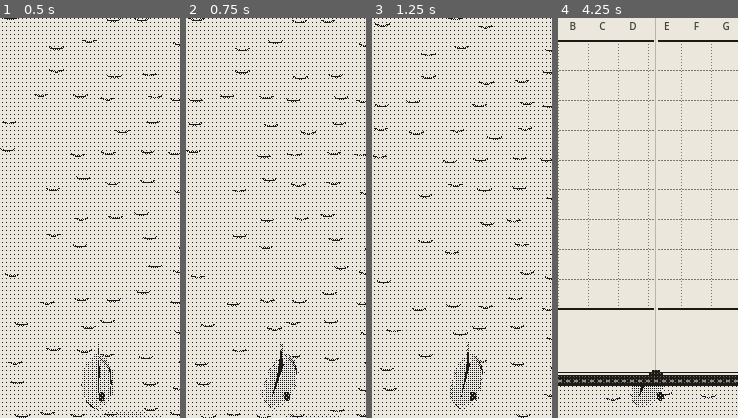
Above: before the commit, frames 1-4 (left to right).
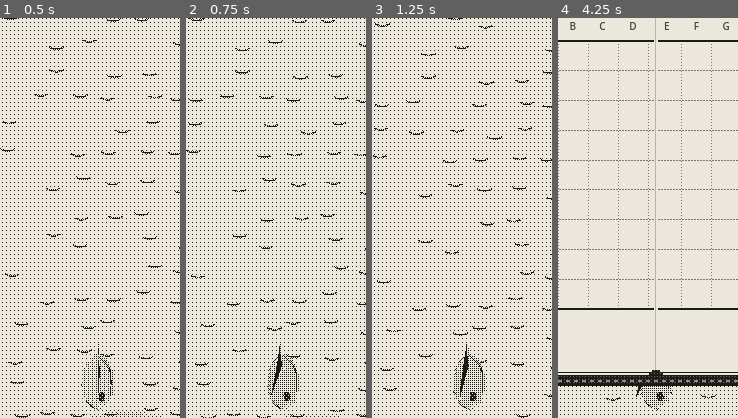
Above: after the commit, the same moments.

Repository: EnricoLabarile/Sail
Game: Godot game, scene res://Assets/Scenes/Overworld.tscn
The game is run twice, just before and just after one commit, with the same random seed, the same clock (stepped at 60 frames per second) and the same inputs.
Inputs (mouse positions are % of the whole screen's width and height, from its top left):
- Up to frame 1 (0.5 s): no input
- Up to frame 2 (0.75 s): tap Enter (ui_accept) at 0.5 s; drag from (50, 83) to (60, 28) at 0.52 s
- Up to frame 3 (1.25 s): no input
- Up to frame 4 (4.25 s): drag from (13, 90) to (45, 70) at 1.27 s; move the mouse to (60, 28) at 2.02 s; hold Right (ui_right) 2.03-2.75 s; drag from (45, 70) to (20, 35) at 2.77 s; move the mouse to (80, 65) at 3.52 s; hold Left (ui_left) from 3.53 s (still down); tap Enter (ui_accept) at 3.77 s
The pictures show only the part of the screen within x 23-73%, y 4-54%; the shares and areas given below are measured in that part.

Frame 1 is identical in both runs. In frame 2, 0.4% of the frame differs, in the area x 42-63%, y 81-98%; in frame 3, 0.4%; in frame 4, 0.2%.
Error before the commit: Cannot call method 'find_children' on a null value. (res://Assets/Boat/boat.gd:30)

Commit message:
Boat hierarchy: hull > mast > Rig > sail, so only the sail swings; nodes found by name
Co-Authored-By: Claude Opus 5.5 <noreply@anthropic.com>
Claude-Session: https://claude.ai/code/session_0154zeqDuhZHz7ZXLE21BuMs

Diff:
--- a/Assets/Boat/boat.gd
+++ b/Assets/Boat/boat.gd
@@ -21,13 +21,16 @@
 var anchored := true   # she starts at anchor: hold the wheel's hub (or press Space) to weigh it
 var belly := 0.0       # how full the sail is: -1 full to port (left), 0 flat, +1 full to starboard (right)
 
-@onready var model: Node3D = $Model
-@onready var rig: Node3D = $Model/Rig
+# The parts the code moves. find_child("Name") looks for a node with that name anywhere inside the boat
+# (children, children of children, and so on), so you can rearrange the hierarchy freely: only the
+# NAMES must stay the same. ($Model, with the $, is a fixed address: it must be a direct child of Boat.)
+@onready var model: Node3D = $Model            # heels and bobs: everything inside it follows
+@onready var rig: Node3D = find_child("Rig")   # turns round the mast: the sail (and boom) inside it swing out
 @onready var camera: Camera3D = $Camera3D
 
 # The sail's mesh: the MeshInstance3D inside the imported sm_boat_sail (the FBX makes it a little scene
 # of its own, so we look for the first MeshInstance3D inside it).
-@onready var sail_mesh: MeshInstance3D = $Model/Rig/sm_boat_sail.find_children("*", "MeshInstance3D")[0]
+@onready var sail_mesh: MeshInstance3D = find_child("sm_boat_sail").find_children("*", "MeshInstance3D")[0]
 # The numbers of its two shape keys (made in Blender). find_blend_shape_by_name gives -1 if there's none.
 @onready var key_right: int = sail_mesh.find_blend_shape_by_name("Inflated_Right")   # belly to starboard
 @onready var key_left: int = sail_mesh.find_blend_shape_by_name("Inflated_Left")     # belly to port
--- a/Assets/Boat/boat.tscn
+++ b/Assets/Boat/boat.tscn
@@ -22,16 +22,15 @@
 transform = Transform3D(1, 0, 0, 0, 1, 0, 0, 0, 1, 0.25, 0.8, 1.2)
 mesh = SubResource("Mesh_helmsman")
 
-[node name="Rig" type="Node3D" parent="Model" unique_id=503799022]
-transform = Transform3D(1, 0, 0, 0, 1, 0, 0, 0, 1, 0, 0, -0.7)
+[node name="sm_boat_hull" parent="Model" unique_id=1085224572 instance=ExtResource("2_da1jx")]
+transform = Transform3D(-4.371139e-08, 0, 1, 0, 1, 0, -1, 0, -4.371139e-08, 0, 0.31564635, -0.2166603)
 
-[node name="sm_boat_hull" parent="Model/Rig" unique_id=1085224572 instance=ExtResource("2_da1jx")]
-transform = Transform3D(-4.371139e-08, 0, 1, 0, 1, 0, -1, 0, -4.371139e-08, 0, 0.31564635, 0.4833397)
-
-[node name="sm_boat_mast" parent="Model/Rig/sm_boat_hull" unique_id=429624402 instance=ExtResource("3_ee1eo")]
+[node name="sm_boat_mast" parent="Model/sm_boat_hull" unique_id=429624402 instance=ExtResource("3_ee1eo")]
 transform = Transform3D(-4.371139e-08, 0, -1, 0, 1, 0, 1, 0, -4.371139e-08, 0.80755496, -0.044380724, 3.5299347e-08)
 
-[node name="sm_boat_sail" parent="Model/Rig/sm_boat_hull/sm_boat_mast" unique_id=139299008 instance=ExtResource("4_og2vt")]
+[node name="Rig" type="Node3D" parent="Model/sm_boat_hull/sm_boat_mast" unique_id=503799022]
+
+[node name="sm_boat_sail" parent="Model/sm_boat_hull/sm_boat_mast/Rig" unique_id=139299008 instance=ExtResource("4_og2vt")]
 transform = Transform3D(-4.371139e-08, 0, -1, 0, 1, 0, 1, 0, -4.371139e-08, 0, 1.0129367, 0.0009716749)
 
 [node name="Camera3D" type="Camera3D" parent="." unique_id=1565566446]
Not shown, changed: CLAUDE.md
